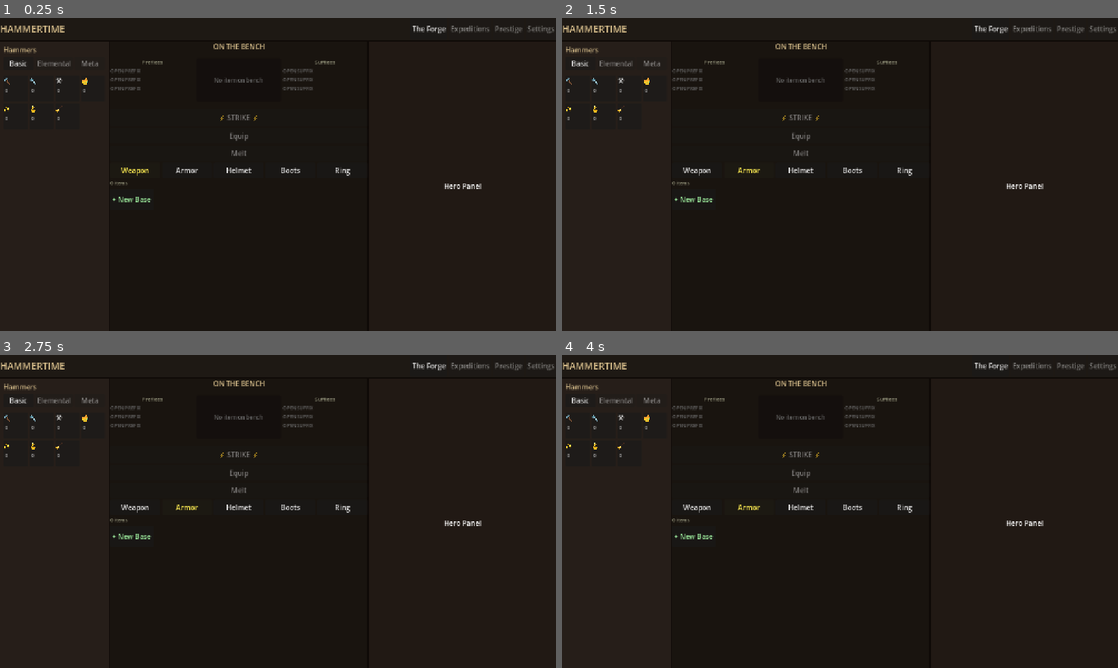
Above: before the commit, frames 1-4 (two rows, left to right).
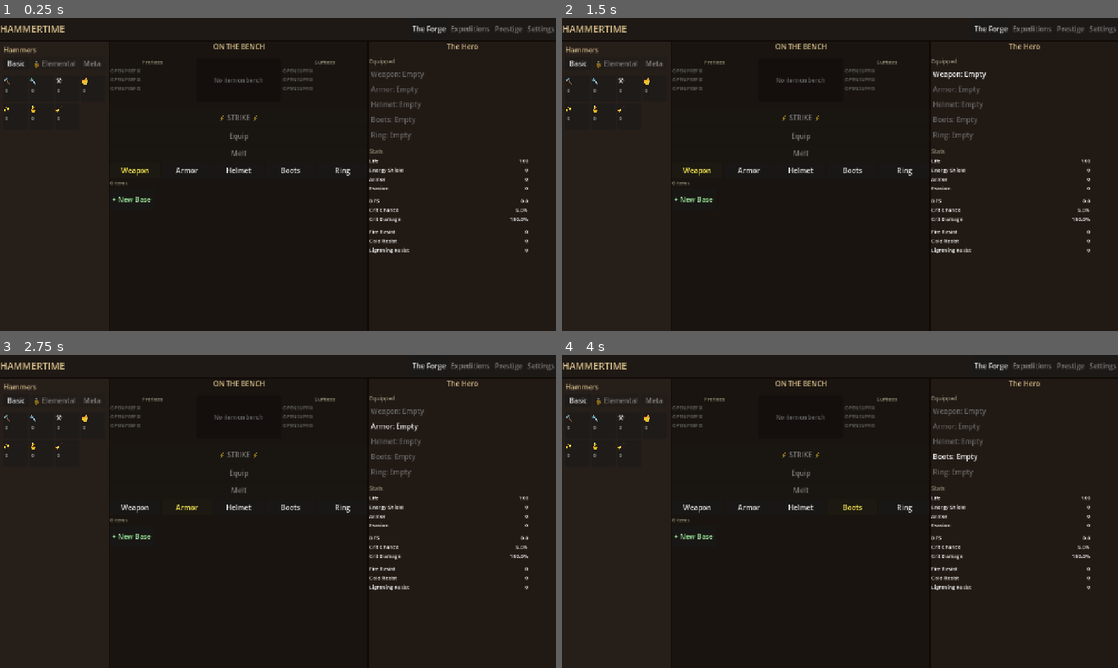
Above: after the commit, the same moments.

Repository: loginn/hammertime
Game: Godot game, scene res://scenes/main.tscn
Two runs of this game, one before a commit and one after it. Both use one fixed random seed, a clock stepped at 60 frames per second and the inputs below.
Inputs (mouse positions are in pixels of both pictures, inside the frame that each line leads up to):
- Up to frame 1 (0.25 s): no input
- Up to frame 2 (1.5 s): click "Armor" at 0.5 s; click (1023, 74) at 1.25 s, where only the run after the commit has a clickable "Weapon: Empty"
- Up to frame 3 (2.75 s): click (461, 426) at 2 s, where only the run after the commit has a clickable "Armor: Empty"
- Up to frame 4 (4 s): click (1023, 442) at 2.75 s, where only the run after the commit has a clickable "Helmet: Empty"; click (1023, 455) at 3.5 s, where only the run after the commit has a clickable "Boots: Empty"

The runs differ from the first frame. In frame 1, 1.2% of the frame differs, in the area x 1-95%, y 8-76%; in frame 2, 1.3%; in frame 3, 1.3%; in frame 4, 1.3%.

Commit message:
feat: Build HeroPanel with equipped slots, stat deltas, prestige-gated…
- scenes/forge/hero_panel.tscn
- scenes/forge/hero_panel.gd
- scenes/forge/forge_view.tscn
- scenes/forge/forge_view.gd
- scenes/forge/hammer_rail.gd
- scenes/forge/inventory_grid.gd

GSD-Task: S04/T04

Diff:
--- a/scenes/forge/forge_view.gd
+++ b/scenes/forge/forge_view.gd
@@ -5,6 +5,7 @@
 @onready var _hammer_rail: VBoxContainer = %HammerRail
 @onready var _crafting_bench: VBoxContainer = %CraftingBench
 @onready var _inventory_grid: VBoxContainer = %InventoryGrid
+@onready var _hero_panel: VBoxContainer = %HeroPanel
 
 var _strike_button: Button
 
@@ -19,6 +20,7 @@
 	_crafting_bench.equip_pressed.connect(_on_equip_pressed)
 	_crafting_bench.melt_pressed.connect(_on_melt_pressed)
 	GameEvents.equipment_changed.connect(_on_equipment_changed)
+	_hero_panel.slot_tab_requested.connect(_on_slot_tab_requested)
 
 	_refresh_bench()
 	_update_strike_button_state()
@@ -28,6 +30,7 @@
 	GameState.crafting_bench_item = item
 	_refresh_bench()
 	_update_strike_button_state()
+	_hero_panel.show_deltas(item)
 
 
 func _on_item_selected(item: Item) -> void:
@@ -116,5 +119,11 @@
 	_strike_button.disabled = (count <= 0)
 
 
+func _on_slot_tab_requested(slot: int) -> void:
+	_inventory_grid.switch_to_slot(slot)
+
+
 func _on_prestige_completed() -> void:
-	pass
+	set_bench_item(null)
+	_inventory_grid.refresh_grid()
+	_hero_panel.refresh()
--- a/scenes/forge/forge_view.tscn
+++ b/scenes/forge/forge_view.tscn
@@ -1,9 +1,10 @@
-[gd_scene load_steps=10 format=3]
+[gd_scene load_steps=11 format=3]
 
 [ext_resource type="Script" path="res://scenes/forge/forge_view.gd" id="1_forge"]
 [ext_resource type="PackedScene" path="res://scenes/forge/hammer_rail.tscn" id="2_hammer_rail"]
 [ext_resource type="PackedScene" path="res://scenes/forge/crafting_bench.tscn" id="3_crafting_bench"]
 [ext_resource type="PackedScene" path="res://scenes/forge/inventory_grid.tscn" id="4_inventory_grid"]
+[ext_resource type="PackedScene" path="res://scenes/forge/hero_panel.tscn" id="5_hero_panel"]
 
 [sub_resource type="StyleBoxFlat" id="StyleBoxFlat_topbar"]
 bg_color = Color(0.12, 0.1, 0.08, 1)
@@ -117,8 +118,6 @@
 custom_minimum_size = Vector2(430, 0)
 theme_override_styles/panel = SubResource("StyleBoxFlat_right")
 
-[node name="Label" type="Label" parent="Background/VBox/Body/RightPanel"]
+[node name="HeroPanel" parent="Background/VBox/Body/RightPanel" instance=ExtResource("5_hero_panel")]
+unique_name_in_owner = true
 layout_mode = 2
-text = "Hero Panel"
-horizontal_alignment = 1
-vertical_alignment = 1
--- a/scenes/forge/hammer_rail.gd
+++ b/scenes/forge/hammer_rail.gd
@@ -22,6 +22,7 @@
 @onready var _detail_verb: Label = $MarginContainer/Content/DetailPanel/DetailVBox/DetailVerb
 @onready var _detail_effect: Label = $MarginContainer/Content/DetailPanel/DetailVBox/DetailEffect
 @onready var _detail_count: Label = $MarginContainer/Content/DetailPanel/DetailVBox/DetailCount
+@onready var _tab_elemental: Button = $MarginContainer/Content/TabRow/TabElemental
 
 
 func _ready() -> void:
@@ -29,6 +30,8 @@
 	_update_all_counts()
 	_detail_panel.visible = false
 	GameEvents.currency_changed.connect(_on_currency_changed)
+	GameEvents.prestige_completed.connect(_on_prestige_completed)
+	_update_elemental_tab()
 
 
 func _build_buttons() -> void:
@@ -122,3 +125,19 @@
 
 func get_selected_key() -> String:
 	return _selected_key
+
+
+func _update_elemental_tab() -> void:
+	if PrestigeManager.prestige_count >= 1:
+		_tab_elemental.disabled = false
+		_tab_elemental.text = "Elemental"
+		_tab_elemental.tooltip_text = "Tag hammers coming soon"
+	else:
+		_tab_elemental.disabled = true
+		_tab_elemental.text = "🔒 Elemental"
+		_tab_elemental.tooltip_text = "Unlock by completing your first Prestige"
+
+
+func _on_prestige_completed() -> void:
+	_update_elemental_tab()
+	_update_all_counts()
--- /dev/null
+++ b/scenes/forge/hero_panel.gd
@@ -0,0 +1,255 @@
+extends VBoxContainer
+
+signal slot_tab_requested(slot: int)
+
+const STAT_DEFS: Array[Dictionary] = [
+	{"key": "max_health", "label": "Life"},
+	{"key": "total_energy_shield", "label": "Energy Shield"},
+	{"key": "total_armor", "label": "Armor"},
+	{"key": "total_evasion", "label": "Evasion"},
+	{"key": "_sep1", "label": ""},
+	{"key": "total_dps", "label": "DPS"},
+	{"key": "total_crit_chance", "label": "Crit Chance", "fmt": "percent"},
+	{"key": "total_crit_damage", "label": "Crit Damage", "fmt": "percent"},
+	{"key": "_sep2", "label": ""},
+	{"key": "total_fire_resistance", "label": "Fire Resist"},
+	{"key": "total_cold_resistance", "label": "Cold Resist"},
+	{"key": "total_lightning_resistance", "label": "Lightning Resist"},
+]
+
+var _slot_rows: Dictionary = {}
+var _stat_labels: Dictionary = {}
+var _delta_labels: Dictionary = {}
+
+
+func _ready() -> void:
+	_build_header()
+	_build_equipped_slots()
+	_build_separator()
+	_build_stat_display()
+	GameEvents.equipment_changed.connect(_on_equipment_changed)
+	GameEvents.item_crafted.connect(_on_item_crafted)
+	refresh()
+
+
+func _build_header() -> void:
+	var header := Label.new()
+	header.text = "The Hero"
+	header.add_theme_color_override("font_color", Color(0.85, 0.75, 0.55, 1))
+	header.add_theme_font_size_override("font_size", 16)
+	header.horizontal_alignment = HORIZONTAL_ALIGNMENT_CENTER
+	add_child(header)
+
+	var spacer := Control.new()
+	spacer.custom_minimum_size = Vector2(0, 6)
+	add_child(spacer)
+
+
+func _build_equipped_slots() -> void:
+	var slots_header := Label.new()
+	slots_header.text = "Equipped"
+	slots_header.add_theme_color_override("font_color", Color(0.6, 0.6, 0.5, 1))
+	slots_header.add_theme_font_size_override("font_size", 13)
+	add_child(slots_header)
+
+	for slot_val in Tag.ALL_SLOTS:
+		var row := Button.new()
+		row.alignment = HORIZONTAL_ALIGNMENT_LEFT
+		row.custom_minimum_size = Vector2(0, 28)
+		row.flat = true
+		row.pressed.connect(_on_slot_row_pressed.bind(slot_val))
+		add_child(row)
+		_slot_rows[slot_val] = row
+
+	_refresh_equipped_slots()
+
+
+func _build_separator() -> void:
+	var sep := HSeparator.new()
+	sep.add_theme_constant_override("separation", 6)
+	add_child(sep)
+
+
+func _build_stat_display() -> void:
+	var stats_header := Label.new()
+	stats_header.text = "Stats"
+	stats_header.add_theme_color_override("font_color", Color(0.6, 0.6, 0.5, 1))
+	stats_header.add_theme_font_size_override("font_size", 13)
+	add_child(stats_header)
+
+	var scroll := ScrollContainer.new()
+	scroll.size_flags_vertical = Control.SIZE_EXPAND_FILL
+	add_child(scroll)
+
+	var stat_vbox := VBoxContainer.new()
+	stat_vbox.size_flags_horizontal = Control.SIZE_EXPAND_FILL
+	scroll.add_child(stat_vbox)
+
+	for def in STAT_DEFS:
+		var key: String = def["key"]
+		if key.begins_with("_sep"):
+			var sep := HSeparator.new()
+			sep.add_theme_constant_override("separation", 4)
+			stat_vbox.add_child(sep)
+			continue
+
+		var hbox := HBoxContainer.new()
+		stat_vbox.add_child(hbox)
+
+		var name_label := Label.new()
+		name_label.text = def["label"]
+		name_label.size_flags_horizontal = Control.SIZE_EXPAND_FILL
+		name_label.add_theme_font_size_override("font_size", 12)
+		hbox.add_child(name_label)
+
+		var value_label := Label.new()
+		value_label.horizontal_alignment = HORIZONTAL_ALIGNMENT_RIGHT
+		value_label.add_theme_font_size_override("font_size", 12)
+		hbox.add_child(value_label)
+		_stat_labels[key] = value_label
+
+		var delta_label := Label.new()
+		delta_label.horizontal_alignment = HORIZONTAL_ALIGNMENT_RIGHT
+		delta_label.custom_minimum_size = Vector2(60, 0)
+		delta_label.add_theme_font_size_override("font_size", 12)
+		hbox.add_child(delta_label)
+		_delta_labels[key] = delta_label
+
+
+func refresh() -> void:
+	_refresh_equipped_slots()
+	_refresh_stats()
+
+
+func _refresh_equipped_slots() -> void:
+	var hero: Hero = GameState.hero
+	for slot_val in Tag.ALL_SLOTS:
+		var slot_name: String = Tag.slot_name(slot_val).capitalize()
+		var item: Item = hero.get_equipped(slot_val)
+		var row: Button = _slot_rows[slot_val]
+		if item != null:
+			row.text = "%s: %s" % [slot_name, item.item_name]
+			row.add_theme_color_override("font_color", item.get_rarity_color())
+		else:
+			row.text = "%s: Empty" % slot_name
+			row.add_theme_color_override("font_color", Color(0.4, 0.4, 0.4))
+
+
+func _refresh_stats() -> void:
+	var hero: Hero = GameState.hero
+	for def in STAT_DEFS:
+		var key: String = def["key"]
+		if key.begins_with("_sep"):
+			continue
+		var value: float = _get_hero_stat(hero, key)
+		var label: Label = _stat_labels[key]
+		if def.get("fmt") == "percent":
+			label.text = "%.1f%%" % value
+		elif key == "total_dps":
+			label.text = "%.1f" % value
+		else:
+			label.text = str(int(value))
+
+
+func _get_hero_stat(hero: Hero, key: String) -> float:
+	match key:
+		"max_health": return hero.max_health
+		"total_energy_shield": return float(hero.total_energy_shield)
+		"total_armor": return float(hero.total_armor)
+		"total_evasion": return float(hero.total_evasion)
+		"total_dps": return hero.total_dps
+		"total_crit_chance": return hero.total_crit_chance
+		"total_crit_damage": return hero.total_crit_damage
+		"total_fire_resistance": return float(hero.total_fire_resistance)
+		"total_cold_resistance": return float(hero.total_cold_resistance)
+		"total_lightning_resistance": return float(hero.total_lightning_resistance)
+	return 0.0
+
+
+func show_deltas(bench_item: Item) -> void:
+	_clear_deltas()
+	if bench_item == null:
+		return
+
+	var hero: Hero = GameState.hero
+	var slot: int = bench_item.slot
+	var original_item: Item = hero.get_equipped(slot)
+
+	if original_item == bench_item:
+		return
+
+	var old_stats: Dictionary = _snapshot_stats(hero)
+
+	hero.equip_item(bench_item)
+	var new_stats: Dictionary = _snapshot_stats(hero)
+
+	if original_item != null:
+		hero.equip_item(original_item)
+	else:
+		hero.unequip_item(slot)
+
+	for key in old_stats:
+		var delta: float = new_stats[key] - old_stats[key]
+		if absf(delta) < 0.01:
+			_delta_labels[key].text = ""
+			continue
+		var def: Dictionary = _find_stat_def(key)
+		if def.get("fmt") == "percent":
+			if delta > 0:
+				_delta_labels[key].text = "+%.1f%%" % delta
+			else:
+				_delta_labels[key].text = "%.1f%%" % delta
+		elif key == "total_dps":
+			if delta > 0:
+				_delta_labels[key].text = "+%.1f" % delta
+			else:
+				_delta_labels[key].text = "%.1f" % delta
+		else:
+			if delta > 0:
+				_delta_labels[key].text = "+%d" % int(delta)
+			else:
+				_delta_labels[key].text = "%d" % int(delta)
+
+		if delta > 0:
+			_delta_labels[key].add_theme_color_override("font_color", Color(0.3, 0.9, 0.3))
+		else:
+			_delta_labels[key].add_theme_color_override("font_color", Color(0.9, 0.3, 0.3))
+
+
+func _clear_deltas() -> void:
+	for key in _delta_labels:
+		_delta_labels[key].text = ""
+
+
+func _snapshot_stats(hero: Hero) -> Dictionary:
+	return {
+		"max_health": hero.max_health,
+		"total_energy_shield": float(hero.total_energy_shield),
+		"total_armor": float(hero.total_armor),
+		"total_evasion": float(hero.total_evasion),
+		"total_dps": hero.total_dps,
+		"total_crit_chance": hero.total_crit_chance,
+		"total_crit_damage": hero.total_crit_damage,
+		"total_fire_resistance": float(hero.total_fire_resistance),
+		"total_cold_resistance": float(hero.total_cold_resistance),
+		"total_lightning_resistance": float(hero.total_lightning_resistance),
+	}
+
+
+func _find_stat_def(key: String) -> Dictionary:
+	for def in STAT_DEFS:
+		if def["key"] == key:
+			return def
+	return {}
+
+
+func _on_slot_row_pressed(slot_val: int) -> void:
+	slot_tab_requested.emit(slot_val)
+
+
+func _on_equipment_changed(_slot: int, _item: Item) -> void:
+	refresh()
+
+
+func _on_item_crafted(_item: Item) -> void:
+	refresh()
--- /dev/null
+++ b/scenes/forge/hero_panel.tscn
@@ -0,0 +1,8 @@
+[gd_scene load_steps=2 format=3]
+
+[ext_resource type="Script" path="res://scenes/forge/hero_panel.gd" id="1_hero"]
+
+[node name="HeroPanel" type="VBoxContainer"]
+size_flags_vertical = 3
+size_flags_horizontal = 3
+script = ExtResource("1_hero")
--- a/scenes/forge/inventory_grid.gd
+++ b/scenes/forge/inventory_grid.gd
@@ -46,6 +46,12 @@
 		else:
 			btn.remove_theme_color_override("font_color")
 			btn.modulate = Color.WHITE
+
+
+func switch_to_slot(slot_val: int) -> void:
+	active_slot = slot_val as Tag_List.ItemSlot
+	_update_tab_highlight()
+	refresh_grid()
 
 
 func refresh_grid() -> void:
